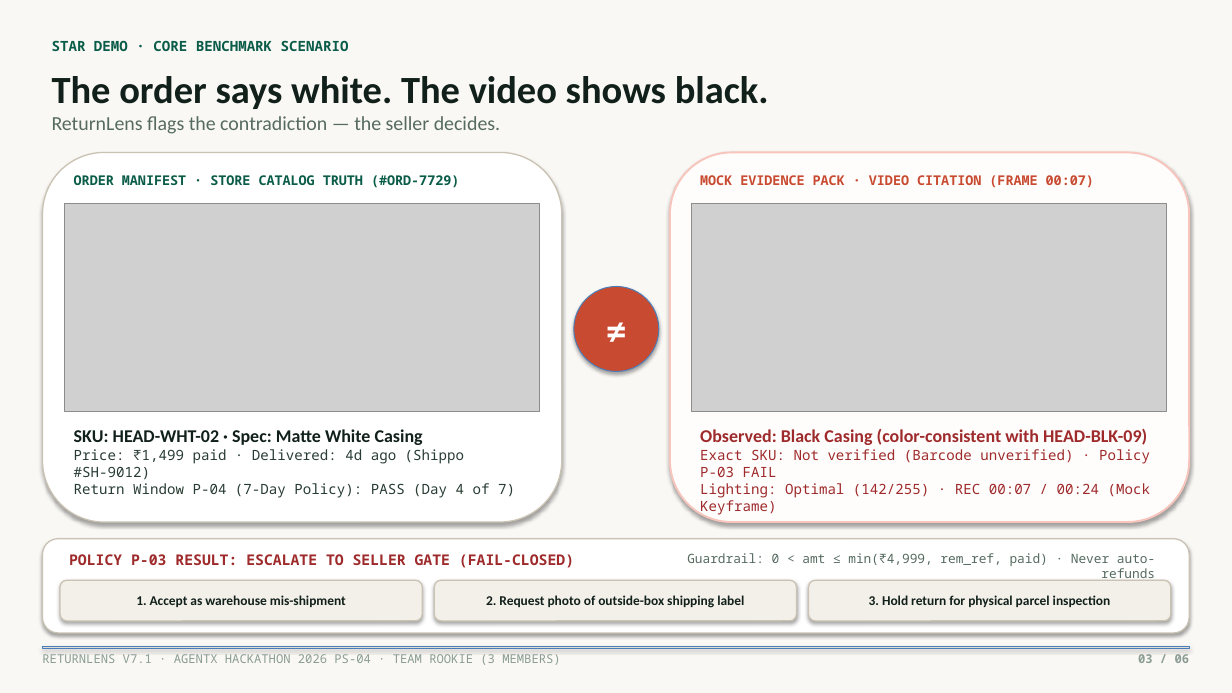
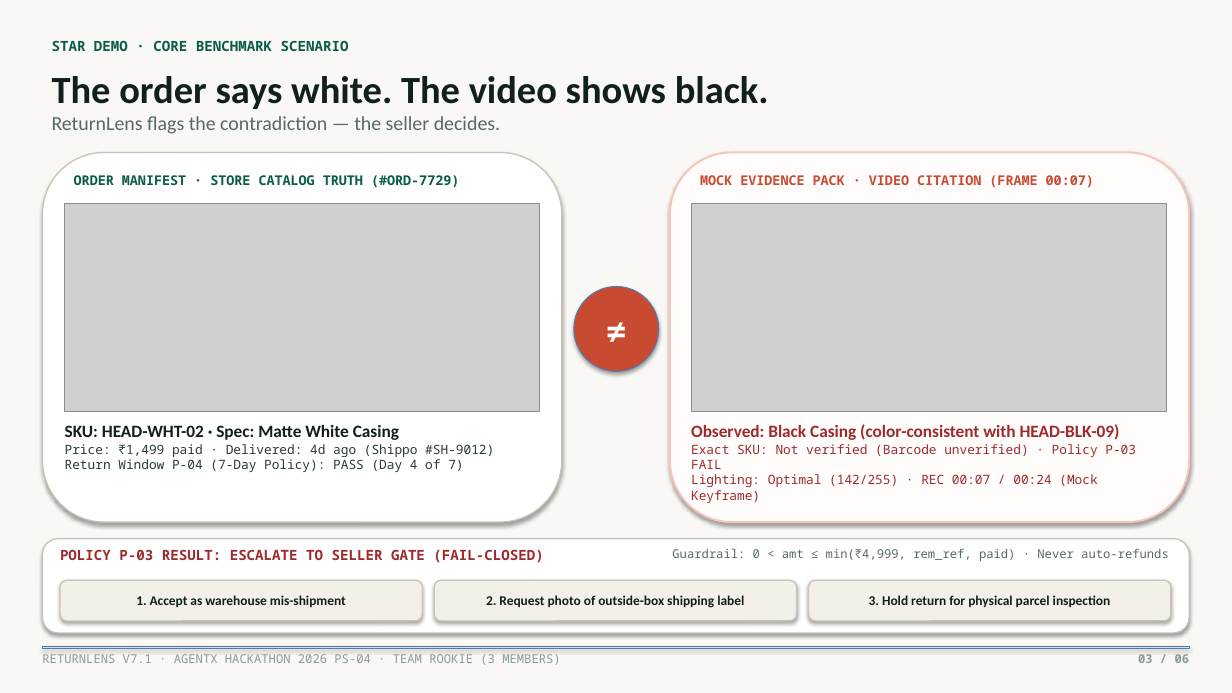
Before and after one commit to lenamkhanhh/hack4hack, a slide deck: slide 3 of ReturnLens_v7_1.pptx. Drawn at 1232x693 pixels with LibreOffice and Linux fonts; fonts in the diff are those of the drawing; grey boxes stand for pictures. Boxes give left, top, right and bottom in pixels: in the first picture for what was removed or moved away, otherwise in the second. Text is boxed around its words. In the diff, an @@ line names an element or a change of style, - is before the commit and + after.

```diff
--- a/ReturnLens_v7_1.pptx
+++ b/ReturnLens_v7_1.pptx
@@ text "SKU: HEAD-WHT-02 · Spec: Matte ..." at [65, 425, 494, 472]: size 14 to 13.5 pt in "SKU: HEAD-WHT-02 · Spec: Matte White Casing"; size 11 to 10 pt in "Price: ₹1,499 paid · Delivered: 4d ago ..." @@
@@ text "Observed: Black Casing (color-consistent with ..." at [691, 424, 1136, 503]: size 14 to 13.5 pt in "Observed: Black Casing (color-consistent with HEAD-BLK-09)"; size 11 to 10 pt in "Exact SKU: Not verified (Barcode unverified) · ..." @@
@@ text "POLICY P-03 RESULT: ESCALATE TO ..." at [60, 549, 543, 563]: size 11.5 to 11 pt @@
@@ text "Guardrail: 0 < amt ≤ ...": place and size @@
-text "Guardrail: 0 < amt ≤ ..." at [687, 553, 1155, 581]
+text "Guardrail: 0 < amt ≤ ..." at [672, 548, 1169, 561]
@@ text "Guardrail: 0 < amt ≤ ..." at [672, 548, 1169, 561]: size 10 to 9.5 pt @@
```
Also in this commit, not shown: 5 other slides changed, 10 other files.
